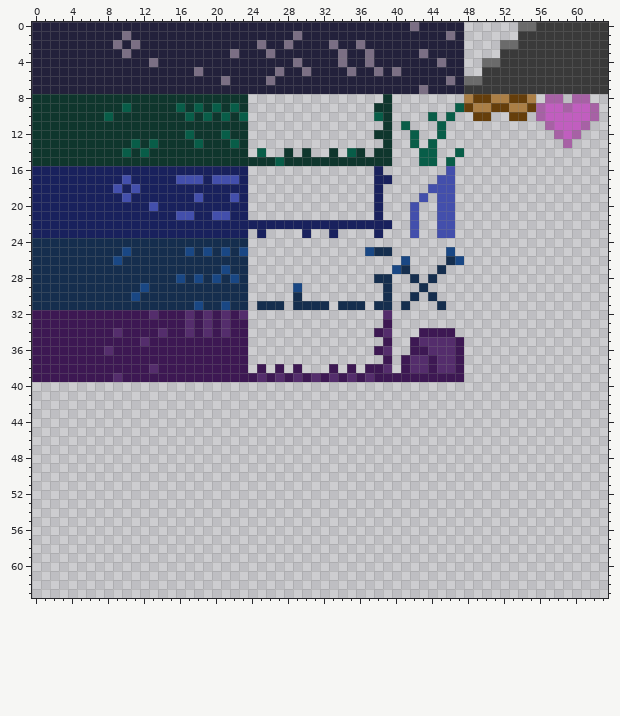
Pixel-art file, stored at support/aseprite/tileset.aseprite. This is how it looked before the edit.
64x64 pixels, 1 frame.
After the commit:
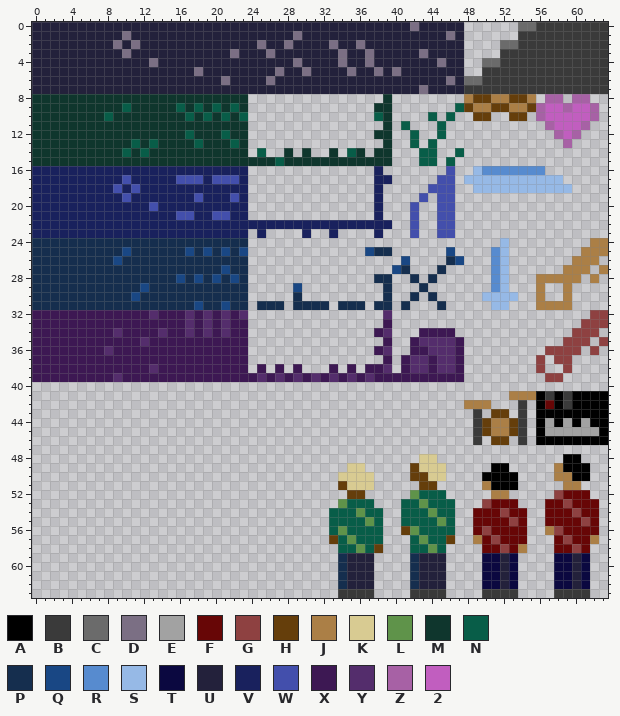
Palette (. is transparent): A #000000  B #3a3a3a  C #6b6b6b  D #7b6f84  E #a2a2a2  F #670606  G #8e4141  H #653e0b  J #ab7f46  K #d8cb92  L #5f934a  M #0f362d  N #085d48  P #152e4e  Q #194784  R #578bcf  S #96b9e6  T #0b0840  U #23213b  V #19215d  W #434fac  X #3d1853  Y #542d6c  Z #a761a5  2 #c15ebf
Edits made:
y 16: x 49..56 ........ -> SRRRRRRR
y 17: x 48..58 ........... -> SSSSSSSSSSS
y 18: x 49..59 ........... -> SSSSSSSSSSS
y 24: x 52 . -> S; x 62..63 .. -> JJ
y 25: x 51..52 .. -> RS; x 61..63 ... -> JJJ
y 26: x 51..52 .. -> RS; x 60..62 ... -> JJJ
y 27: x 51..52 .. -> RS; x 59..61 ... -> JJJ; x 63 . -> J
y 28: x 51..52 .. -> RS; x 56..60 ..... -> JJJJJ; x 62 . -> J
y 29: x 51..52 .. -> RS; x 56 . -> J; x 59 . -> J
y 30: x 50..53 .... -> SSSS; x 56 . -> J; x 59 . -> J
y 31: x 51..52 .. -> SS; x 56..59 .... -> JJJJ
y 32: x 62..63 .. -> GG
y 33: x 61..63 ... -> GGG
y 34: x 60..62 ... -> GGG
y 35: x 59..61 ... -> GGG; x 63 . -> G
y 36: x 57..60 .... -> GGGG; x 62 . -> G
y 37: x 56 . -> G; x 58..59 .. -> GG
y 38: x 56 . -> G; x 59 . -> G
y 39: x 57..58 .. -> GG
y 41: x 53..63 ........... -> JJJABABAAAA
y 42: x 48..50 ... -> JJJ; x 54 . -> B; x 56..63 ........ -> AFABAAAA
y 43: x 49 . -> B; x 51..52 .. -> HH; x 54 . -> B; x 56..63 ........ -> AAAAAAAA
y 44: x 49..54 ...... -> BHJJHB; x 56..63 ........ -> AEAEAEAA
y 45: x 49..54 ...... -> BHJJHB; x 56..63 ........ -> AEEEEEEA
y 46: x 49 . -> B; x 51..52 .. -> HH; x 54 . -> B; x 56..63 ........ -> AAAAAAAA
y 48: x 43..44 .. -> KK; x 59..60 .. -> AA
y 49: x 35..36 .. -> KK; x 42..45 .... -> HKKK; x 51..52 .. -> AA; x 58..61 .... -> JAAA
y 50: x 34..37 .... -> KKKK; x 42..45 .... -> HHKK; x 50..53 .... -> AAAA; x 58..61 .... -> JJAA
y 51: x 34..37 .... -> HKKK; x 43..44 .. -> HH; x 50..53 .... -> JAAA; x 59..60 .. -> JJ
y 52: x 35..36 .. -> HH; x 42..45 .... -> LNNN; x 51..52 .. -> JJ; x 58..61 .... -> GFFF
y 53: x 34..37 .... -> LNNN; x 41..46 ...... -> NNLNNN; x 50..53 .... -> GFFF; x 57..62 ...... -> FFGFFF
y 54: x 33..38 ...... -> NNNLNN; x 41..46 ...... -> NNNLNN; x 49..54 ...... -> FFFGFF; x 57..62 ...... -> FFFGFF
y 55: x 33..38 ...... -> NNNNLN; x 41..46 ...... -> NNNNLN; x 49..54 ...... -> FFFFGF; x 57..62 ...... -> FFFFGF
y 56: x 33..38 ...... -> NLNNNN; x 41..46 ...... -> HLNNNN; x 49..54 ...... -> FGFFFF; x 57..62 ...... -> JGFFFF
y 57: x 33..38 ...... -> HNLNNN; x 42..46 ..... -> NLNNH; x 49..54 ...... -> JFGFFF; x 58..62 ..... -> FGFFJ
y 58: x 34..38 ..... -> NNLNH; x 42..45 .... -> NNLN; x 50..54 ..... -> FFGFJ; x 58..61 .... -> FFGF
y 59..62: x 34..37 .... -> PUUU; x 42..45 .... -> PUUU; x 50..53 .... -> TTUT; x 58..61 .... -> TTUT
y 63: x 34..37 .... -> BBBB; x 42..45 .... -> BBBB; x 50..53 .... -> BBBB; x 58..61 .... -> BBBB
Changed places in both pictures, as pixel boxes (x1, y1, x2, y2):
added: (464, 166, 572, 193)
added: (329, 238, 608, 598)
